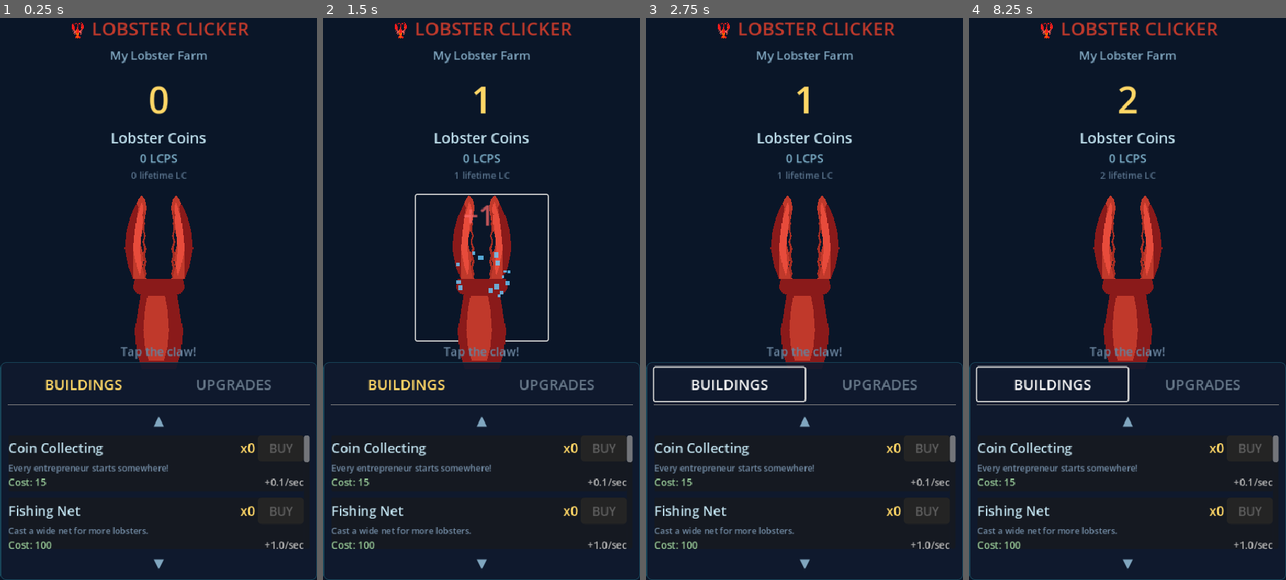
Above: before the commit, frames 1-4 (left to right).
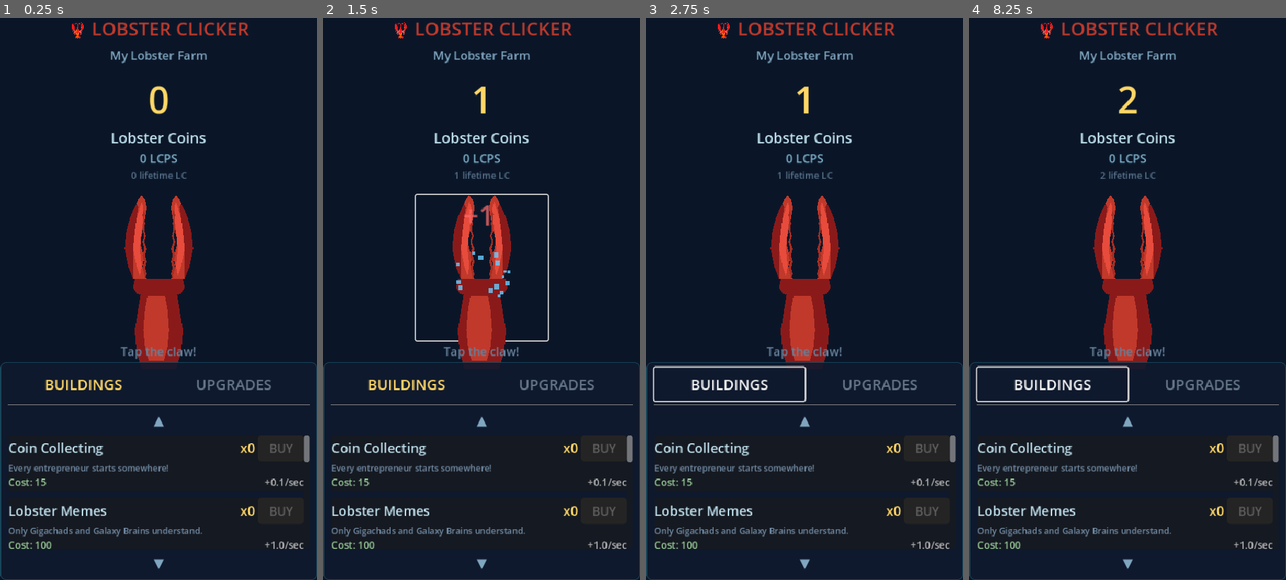
Above: after the commit, the same moments.

Repository: thecryptomasters/lobster-clicker
Game: Godot game, scene res://scenes/main.tscn
Same seed, same stepped clock (60 frames per second), same inputs: the game is played once before the commit and once after it.
Inputs (mouse positions are in pixels of both pictures, inside the frame that each line leads up to):
- Up to frame 1 (0.25 s): no input
- Up to frame 2 (1.5 s): click "My Lobster Farm" at 0.5 s; click (481, 265) at 1.25 s
- Up to frame 3 (2.75 s): click "BUILDINGS" at 2 s
- Up to frame 4 (8.25 s): click "UPGRADES" at 2.75 s; click "▲" at 3.5 s; click "Show only available upgrades" at 4.25 s; click "Show all upgrades" at 5 s; click "▼" at 5.75 s; click "My Lobster Farm" at 6.5 s; click (1127, 265) at 7.25 s; click "BUILDINGS" at 8 s

The runs differ from the first frame. In frame 1, 0.7% of the frame differs, in the area x 3-64%, y 86-93%; in frame 2, 0.7%; in frame 3, 0.7%; in frame 4, 0.7%.

Commit message:
theme: retheme all buildings - lobster empire flavor

Diff:
--- a/scripts/game_manager.gd
+++ b/scripts/game_manager.gd
@@ -16,14 +16,14 @@
 # Building definitions (formerly "upgrades")
 var building_defs: Array = [
 	{"name": "Coin Collecting", "base_cost": 15, "lps": 0.1, "desc": "Every entrepreneur starts somewhere!"},
-	{"name": "Fishing Net", "base_cost": 100, "lps": 1.0, "desc": "Cast a wide net for more lobsters."},
-	{"name": "Fishing Boat", "base_cost": 1100, "lps": 8.0, "desc": "A sturdy boat for deep-sea lobstering."},
-	{"name": "Seafood Restaurant", "base_cost": 12000, "lps": 47.0, "desc": "Lobsters come to you!"},
-	{"name": "Fish Market", "base_cost": 130000, "lps": 260.0, "desc": "Control the lobster supply chain."},
-	{"name": "Ocean Farm", "base_cost": 1400000, "lps": 1400.0, "desc": "Industrial-scale lobster farming."},
-	{"name": "Research Lab", "base_cost": 20000000, "lps": 7800.0, "desc": "Genetically engineer the ultimate lobster."},
-	{"name": "Lobster Portal", "base_cost": 330000000, "lps": 44000.0, "desc": "Opens a rift to the Lobster Dimension."},
-	{"name": "Time Machine", "base_cost": 5100000000, "lps": 260000.0, "desc": "Harvest lobsters from every era in history."},
+	{"name": "Lobster Memes", "base_cost": 100, "lps": 1.0, "desc": "Only Gigachads and Galaxy Brains understand."},
+	{"name": "Fishcord Server", "base_cost": 1100, "lps": 8.0, "desc": "Data breaches now tri-monthly."},
+	{"name": "Seafood Restaurant", "base_cost": 12000, "lps": 47.0, "desc": "\"What? I was hungry!\""},
+	{"name": "Lobster Anime", "base_cost": 130000, "lps": 260.0, "desc": "wHatS ThE SaUcE?!?"},
+	{"name": "Bitclaw", "base_cost": 1400000, "lps": 1400.0, "desc": "Like money, but useless."},
+	{"name": "Clamazon", "base_cost": 20000000, "lps": 7800.0, "desc": "One-day delivery from Pacific to Atlantic."},
+	{"name": "Lobster AI", "base_cost": 330000000, "lps": 44000.0, "desc": "LLM = Lots of Lobster Money!"},
+	{"name": "Immortality", "base_cost": 5100000000, "lps": 260000.0, "desc": "Because who can afford healthcare?"},
 ]
 
 var building_counts: Array[int] = []
Not shown, changed: export/index.pck
